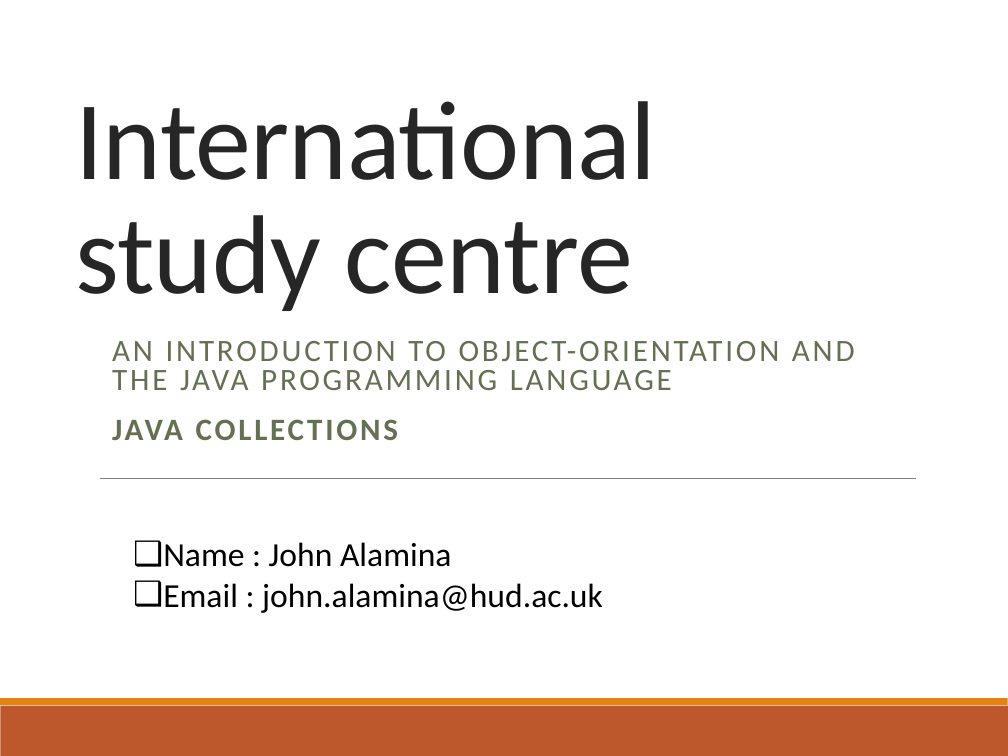
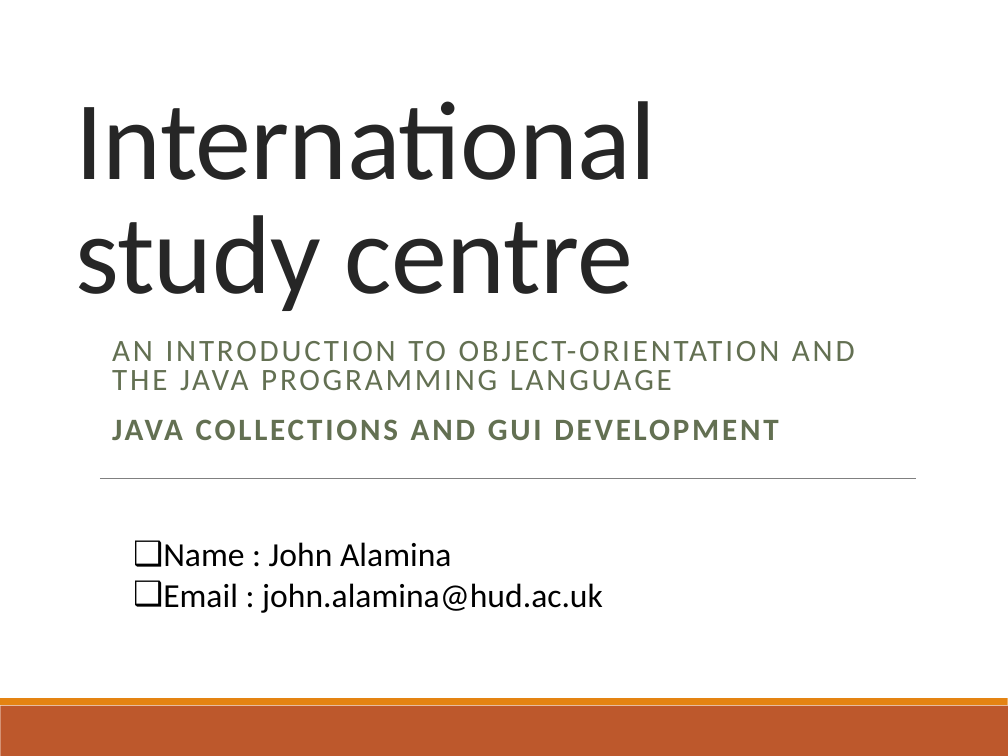
Before and after one commit to deeperj/dillinger, a slide deck: slide 1 of thesis/ukapp2/wqu_isc/sofware_design/Lesson 5 - Java.pptx. Drawn at 1008x756 pixels with LibreOffice and Linux fonts; fonts in the diff are those of the drawing. Boxes give left, top, right and bottom in pixels: in the first picture for what was removed or moved away, otherwise in the second. Text is boxed around its words. In the diff, an @@ line names an element or a change of style, - is before the commit and + after.

Commit message:
java06

```diff
--- a/thesis/ukapp2/wqu_isc/sofware_design/Lesson 5 - Java.pptx
+++ b/thesis/ukapp2/wqu_isc/sofware_design/Lesson 5 - Java.pptx
@@ subtitle at (112,419,778,440): text changed @@
-JAVA COLLECTIONS
+JAVA COLLECTIONS AND GUI DEVELOPMENT
```
Also in this commit, not shown: 1 other slide changed, 2 slides added, 4 other files.
